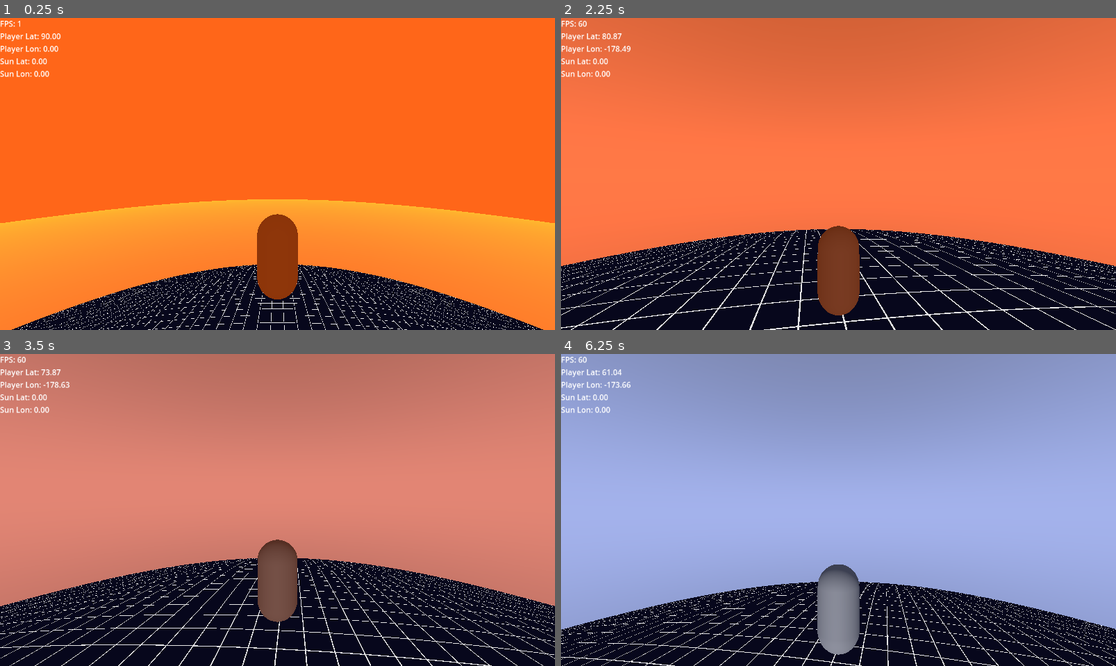
Above: before the commit, frames 1-4 (two rows, left to right).
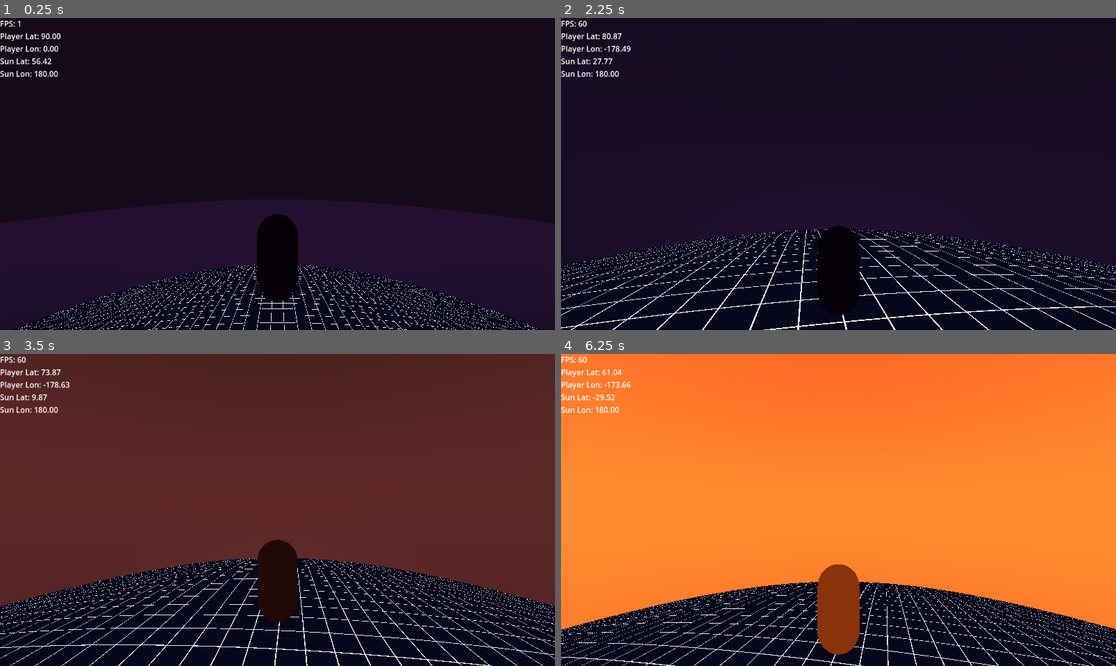
Above: after the commit, the same moments.

Repository: valfrom/LittlePlanet
Game: Godot game, scene res://world.tscn
The game is run twice, just before and just after one commit, with the same random seed, the same clock (stepped at 60 frames per second) and the same inputs.
Inputs (mouse positions are in pixels of both pictures, inside the frame that each line leads up to):
- Up to frame 1 (0.25 s): no input
- Up to frame 2 (2.25 s): move the mouse to (866, 174) at 0.52 s; hold W (move_forward) from 0.53 s (still down); tap Space (jump) at 0.77, 1.52 s; move the mouse to (810, 174) at 1.27 s; move the mouse to (849, 167) at 2.02 s
- Up to frame 3 (3.5 s): keep holding W (move_forward); move the mouse to (271, 516) at 2.77 s; tap Space (jump) at 3.02 s
- Up to frame 4 (6.25 s): move the mouse to (877, 513) at 3.52 s; tap Space (jump) at 3.77, 4.52, 6.02 s; move the mouse to (794, 506) at 4.27 s; move the mouse to (844, 510) at 5.02 s; move the mouse to (816, 503) at 5.77 s; release W (move_forward) at 5.78 s; hold D (move_right) from 5.78 s (still down)

The runs differ from the first frame. In frame 1, 88% of the frame differs, in the area x 0-100%, y 0-100%; in frame 2, 74%; in frame 3, 72%; in frame 4, 80%.

Commit message:
Resolve sun orbit reference

Diff:
--- a/SunController.gd
+++ b/SunController.gd
@@ -2,15 +2,17 @@
 
 const TAU := PI * 2.0
 
-@export var planet: Node3D
+@export_node_path("Node3D") var planet_path: NodePath
 @export var orbit_radius: float = 400.0
 @export var orbit_speed: float = 0.15
 @export var azimuth_degrees: float = 0.0
 @export var initial_angle_degrees: float = 90.0
 
 var _angle: float
+var _planet: Node3D
 
 func _ready() -> void:
+    _planet = _resolve_planet()
     _angle = deg_to_rad(initial_angle_degrees)
     _update_transform()
 
@@ -19,7 +21,9 @@
     _update_transform()
 
 func _update_transform() -> void:
-    if planet == null:
+    if _planet == null:
+        _planet = _resolve_planet()
+    if _planet == null:
         return
 
     var pos := Vector3(
@@ -32,5 +36,13 @@
         var azimuth_basis := Basis(Vector3.UP, deg_to_rad(azimuth_degrees))
         pos = azimuth_basis * pos
 
-    global_position = planet.global_position + pos
-    look_at(planet.global_position, Vector3.UP)
+    global_position = _planet.global_position + pos
+    look_at(_planet.global_position, Vector3.UP)
+
+func _resolve_planet() -> Node3D:
+    if planet_path.is_empty():
+        return null
+    var planet_node := get_node_or_null(planet_path)
+    if planet_node == null:
+        push_warning("SunController could not find planet at %s" % planet_path)
+    return planet_node
--- a/world.tscn
+++ b/world.tscn
@@ -52,7 +52,7 @@
 
 [node name="Sun" type="Node3D" parent="."]
 script = ExtResource("5_146yl")
-planet = NodePath("../Planet")
+planet_path = NodePath("../Planet")
 orbit_radius = 450.0
 orbit_speed = 0.25
 initial_angle_degrees = 120.0
